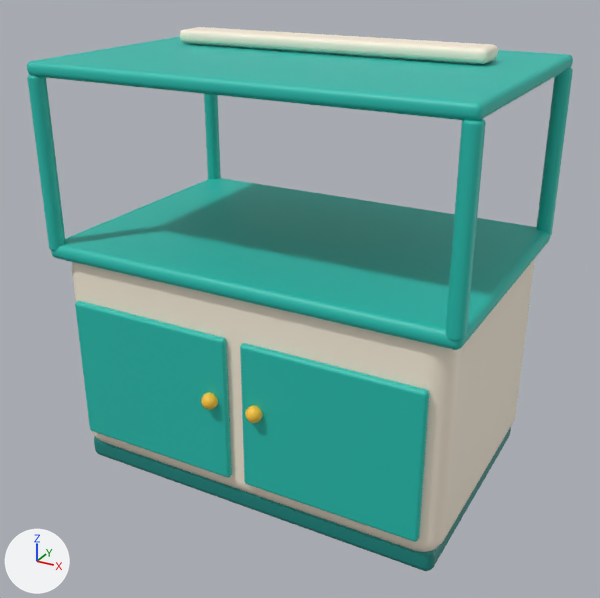
One commit to the FBX model EvolutionShop/Assets/EvolutionShop/Resources/Art/GrowthKit/TankStarter.fbx: the scene before it, then after it.
Camera for both pictures: a 50 mm camera at (1.39, -2.58, 1.95) aimed at (0.0, -0.06, 0.69). Every picture has the same lights, and +X, +Y and +Z are marked at lower left. The older version comes first. Where no turn or scale is listed for an object, it has been applied to the vertices.

The first picture shows 'TankStarter mesh'.
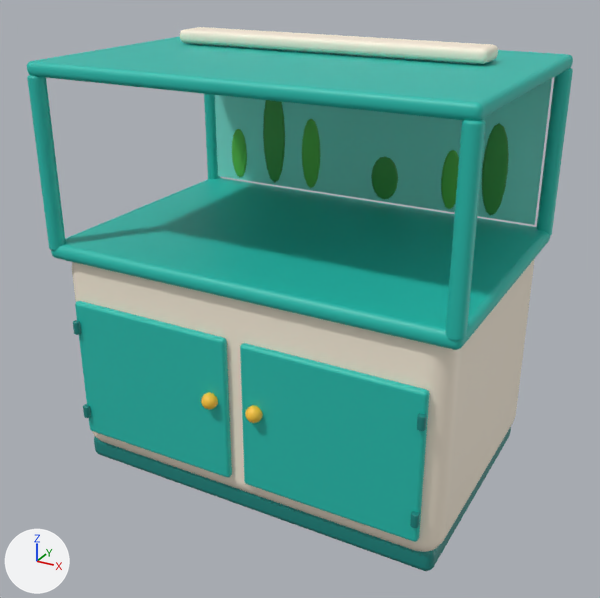
Pixel boxes (x1, y1, x2, y2) of what changed, in the pictures (600 x 598 px):
part 1 of me_cube_021, added (cyan): after (215, 79, 552, 225)
part 2 of me_cube_021, added (green): after (482, 123, 509, 216)
part 3 of me_cube_021, added (green): after (441, 150, 459, 209)
part 4 of me_cube_021, added (green): after (371, 156, 398, 199)
part 5 of me_cube_021, added (green): after (302, 119, 320, 188)
part 6 of me_cube_021, added (green): after (263, 100, 285, 183)
part 7 of me_cube_021, added (green): after (232, 129, 247, 177)
part 8 of me_cube_021, added: after (410, 511, 420, 528)
part 9 of me_cube_021, added: after (417, 413, 427, 431)
part 10 of me_cube_021, added: after (83, 404, 91, 418)
part 11 of me_cube_021, added: after (73, 320, 81, 335)

Diff of the bpy script that builds the scene:
```diff
--- a/EvolutionShop/Assets/EvolutionShop/Resources/Art/GrowthKit/TankStarter.fbx.py
+++ b/EvolutionShop/Assets/EvolutionShop/Resources/Art/GrowthKit/TankStarter.fbx.py
@@ mat_gk_greendark @@
+mat_gk_greendark = principled_material('GK_GreenDark')
+mat_gk_greendark.base_color = (0.0482, 0.323, 0.0595)  # green #3e9a45
@@ mat_gk_teallight @@
+mat_gk_teallight = principled_material('GK_TealLight')
+mat_gk_teallight.base_color = (0.212, 0.768, 0.672)  # cyan #7fe3d6
@@ mat_gk_ink @@
+mat_gk_ink = principled_material('GK_Ink')
+mat_gk_ink.base_color = (0.0242, 0.0423, 0.0908)  # dark blue #2b3a55
@@ mat_gk_green @@
+mat_gk_green = principled_material('GK_Green')
+mat_gk_green.base_color = (0.0931, 0.485, 0.063)  # green #56b947
@@ me_cube_021 @@
 # used by ob_tankstarter_mesh; location = (0.0, 0.0, 0.0)
-me_cube_021.from_pydata(...)  # 1812 vertices, 1768 faces; spans x -0.78..0.78, y -0.56..0.54, z 0.0..1.62
+me_cube_021.from_pydata(...)  # 3626 vertices, 3536 faces; spans x -0.78..0.78, y -0.56..0.57, z 0.0..1.62
+# me_cube_021 part 1: a new loose piece, a box spanning x -0.72..0.72, y 0.485..0.491, z 0.94..1.52, in mat_gk_teallight (cyan #7fe3d6)
+# me_cube_021 part 2: a new loose piece, a UV sphere (14 segments, 8 rings, poles along z) spanning x 0.5013..0.5987, y 0.479..0.487, z 0.95..1.31, in mat_gk_greendark (green #3e9a45)
+# me_cube_021 part 3: a new loose piece, a UV sphere (14 segments, 8 rings, poles along z) spanning x 0.341..0.419, y 0.479..0.487, z 0.95..1.19, in mat_gk_green (green #56b947)
+# me_cube_021 part 4: a new loose piece, a UV sphere (14 segments, 8 rings, poles along z) spanning x 0.0415..0.1585, y 0.479..0.487, z 0.95..1.13, in mat_gk_greendark (green #3e9a45)
+# me_cube_021 part 5: a new loose piece, a UV sphere (14 segments, 8 rings, poles along z) spanning x -0.2839..-0.1961, y 0.479..0.487, z 0.95..1.25, in mat_gk_green (green #56b947)
+# me_cube_021 part 6: a new loose piece, a UV sphere (14 segments, 8 rings, poles along z) spanning x -0.4736..-0.3664, y 0.479..0.487, z 0.95..1.37, in mat_gk_greendark (green #3e9a45)
+# me_cube_021 part 7: a new loose piece, a UV sphere (14 segments, 8 rings, poles along z) spanning x -0.639..-0.561, y 0.479..0.487, z 0.95..1.17, in mat_gk_green (green #56b947)
+# me_cube_021 part 8: a new loose piece of 256 vertices spanning x 0.67..0.69, y -0.54..-0.52, z 0.23..0.28, in mat_gk_tealdark (cyan #15867f)
+# me_cube_021 part 9: a new loose piece of 256 vertices spanning x 0.67..0.69, y -0.54..-0.52, z 0.59..0.64, in mat_gk_tealdark (cyan #15867f)
+# me_cube_021 part 10: a new loose piece of 256 vertices spanning x -0.69..-0.67, y -0.54..-0.52, z 0.23..0.28, in mat_gk_tealdark (cyan #15867f)
+# me_cube_021 part 11: a new loose piece of 256 vertices spanning x -0.69..-0.67, y -0.54..-0.52, z 0.59..0.64, in mat_gk_tealdark (cyan #15867f)
+# other edits to the shape of me_cube_021 do not show in these pictures
 me_cube_021.materials.append(mat_gk_tealdark)
@@ me_cube_021 @@
 me_cube_021.materials.append(mat_gk_glowwhite)
+me_cube_021.materials.append(mat_gk_teallight)  # cyan #7fe3d6
+me_cube_021.materials.append(mat_gk_greendark)  # green #3e9a45
+me_cube_021.materials.append(mat_gk_green)  # green #56b947
+me_cube_021.materials.append(mat_gk_ink)  # dark blue #2b3a55
```
